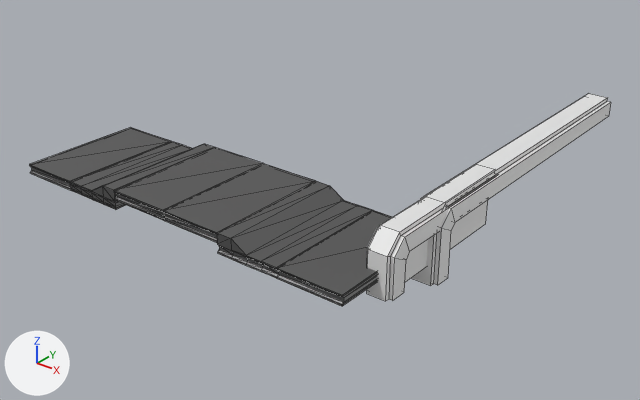
Renders of the Blender file Scene/ModularPieces.blend from each side of a commit.
Rendered twice from a 50 mm camera at (20.9, -35.7, 21.6) aimed at (-11.3, 4.5, -3.3). The lights are fixed; the arrows at lower left show +X, +Y and +Z. Mesh edges are drawn as thin lines. The same objects are shown in both versions, whatever each file hides.

Names of what the first picture shows: 'Beam_01', 'CeilingBeam_01', 'StaticMesh'.
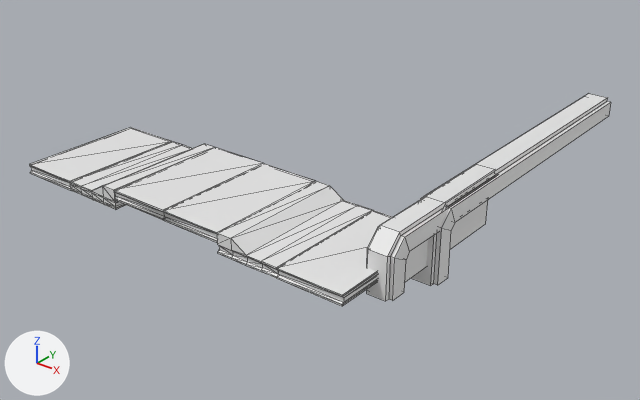
What differs and where, as boxes (x1, y1, x2, y2) in the pictures (640 x 400 px):
part 1 of me_staticmesh_002, recoloured (grey to white): (276, 210, 392, 306) in both
part 2 of me_staticmesh_002, recoloured (grey to white): (217, 181, 372, 278) in both
part 3 of me_staticmesh_002, recoloured (grey to white): (163, 163, 315, 243) in both
part 4 of me_staticmesh_002, recoloured (grey to white): (114, 147, 263, 210) in both
part 5 of me_staticmesh_002, recoloured: (114, 191, 165, 220) in both
part 6 of me_staticmesh_002, recoloured (grey to white): (70, 141, 215, 210) in both
part 7 of me_staticmesh_002, recoloured (grey to white): (29, 127, 171, 190) in both

What the commit changed:
me_staticmesh_002 has 196 vertices, 404 faces and spans x -2400.0..0.0, y -800.0..0.0, z -60.0..60.0.
me_staticmesh_002 is used by ob_staticmesh; location (0.0, 0.0, 0.0); scale (0.01, 0.01, 0.01).
me_staticmesh_002 part 1: 43 of the faces centred in x -400.0..0.0, y -800.0..0.0, z -60.0..0.0 switch from mat_worldgridmaterial_001 (grey #808080) to no material.
me_staticmesh_002 part 2: 116 of the faces centred in x -800.0..-400.0, y -800.0..0.0, z -60.0..60.0 switch from mat_worldgridmaterial_001 (grey #808080) to no material.
me_staticmesh_002 part 3: 44 of the faces centred in x -1200.0..-800.0, y -800.0..0.0, z 0.0..60.0 switch from mat_worldgridmaterial_001 (grey #808080) to no material.
me_staticmesh_002 part 4: 31 of the faces centred in x -1600.0..-1200.0, y -533.0..0.0, z 0.0..60.0 switch from mat_worldgridmaterial_001 (grey #808080) to no material.
me_staticmesh_002 part 5: 10 of the faces centred in x -1467.0..-1333.0, y -800.0..-789.0, z 3.0..57.0 switch from mat_worldgridmaterial_001 (grey #808080) to no material.
me_staticmesh_002 part 6: 116 of the faces centred in x -1999.0..-1599.0, y -800.0..0.0, z -60.0..60.0 switch from mat_worldgridmaterial_001 (grey #808080) to no material.
me_staticmesh_002 part 7: all 44 faces centred in x -2400.0..-2000.0, y -800.0..0.0, z -60.0..0.0 switch from mat_worldgridmaterial_001 (grey #808080) to no material.
